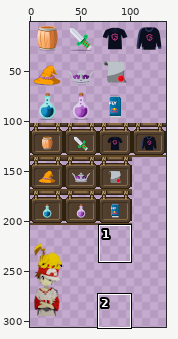
Edited in one commit: sprite sheet (tilesets/egs_tileset.png). The first picture is a wide view before the edit; the outline marks the close-up.
Close-up. Before the edit:
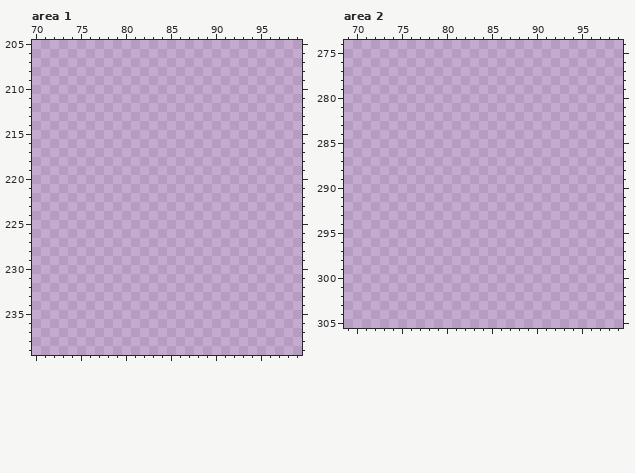
The file is 136x306 pixels. Shown: area 1: x 70..99, y 205..239; area 2: x 69..99, y 274..305. The wide view leaves out empty margins. The commit also changed other parts of the picture, which this record leaves out.
New version:
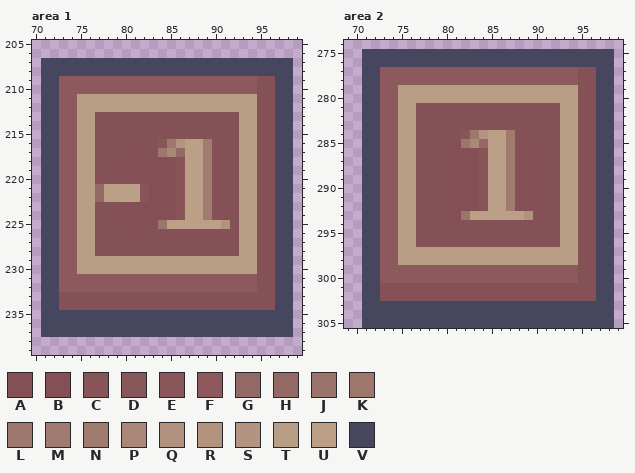
Palette (. is transparent): A #845156  B #855055  C #875457  D #875659  E #885558  F #8e595c  G #936965  H #946864  J #9b746b  K #9d766c  L #9d786c  M #a07b6f  N #a07c6f  P #a98877  Q #b1927e  R #b1937e  S #b29480  T #b99e86  U #bb9f87  V #46465e
Edits made:
Area 1:
Colour A is added in rows 209 to 212 at x 95 to 96; in rows 213 to 215 at x 77 to 92 and 95 to 96; in row 216 at x 77 to 83, 90 to 92 and 95 to 96; in rows 217 to 220 at x 77 to 79, 90 to 92 and 95 to 96; in rows 221 to 222 at x 90 to 92 and 95 to 96; in rows 223 to 224 at x 77 to 79, 90 to 92 and 95 to 96.
Colour A is added in row 225 at x 77 to 79, 92 and 95 to 96; in rows 226 to 228 at x 77 to 92 and 95 to 96; in rows 229 to 232 at x 95 to 96; in rows 233 to 234 at x 73 to 96.
Colour B is added in row 217 at x 80 to 83; in rows 218 to 220 at x 80 to 85; in rows 221 to 222 at x 83 to 85; in rows 223 to 224 at x 80 to 85; in row 225 at x 80 to 83.
Colour C is added in rows 218 to 224 at x 86.
Colour D is added in row 216 at x 84.
Colour E is added in rows 221 to 222 at x 82.
Colour F is added in rows 209 to 210 at x 73 to 94; in rows 211 to 230 at x 73 to 74; in rows 231 to 232 at x 73 to 94.
Colour G is added in rows 221 to 222 at x 77.
Colour H is added in row 217 at x 86.
Colour J is added in row 225 at x 84.
Colour K is added in row 217 at x 84.
Colour L is added in row 216 at x 85.
Colour M is added in rows 217 to 224 at x 89.
Colour N is added in row 216 at x 89.
Colour P is added in row 217 at x 85.
Colour R is added in row 225 at x 91.
Colour S is added in row 216 at x 86.
Colour T is added in rows 211 to 212 at x 75 to 94; in rows 213 to 228 at x 75 to 76 and 93 to 94; in rows 229 to 230 at x 75 to 94.
Colour U is added in rows 216 to 220 at x 87 to 88; in rows 221 to 222 at x 78 to 81 and 87 to 88; in rows 223 to 224 at x 87 to 88; in row 225 at x 85 to 90.
Colour V is added in rows 207 to 208 at x 71 to 98; in rows 209 to 234 at x 71 to 72 and 97 to 98; in rows 235 to 237 at x 71 to 98.
Area 2:
Colour A is added in rows 277 to 280 at x 95 to 96; in rows 281 to 283 at x 77 to 92 and 95 to 96; in row 284 at x 77 to 81, 88 to 92 and 95 to 96; in rows 285 to 293 at x 77 to 79, 90 to 92 and 95 to 96; in rows 294 to 296 at x 77 to 92 and 95 to 96; in rows 297 to 300 at x 95 to 96.
Colour A is added in rows 301 to 302 at x 73 to 96.
Colour B is added in row 285 at x 80 to 81 and 88 to 89; in rows 286 to 292 at x 80 to 83 and 88 to 89; in row 293 at x 80 to 81.
Colour C is added in rows 286 to 292 at x 84.
Colour D is added in row 284 at x 82.
Colour F is added in rows 277 to 278 at x 73 to 94; in rows 279 to 298 at x 73 to 74; in rows 299 to 300 at x 73 to 94.
Colour H is added in row 285 at x 84.
Colour J is added in row 293 at x 82.
Colour K is added in row 285 at x 82.
Colour L is added in row 284 at x 83.
Colour M is added in rows 285 to 292 at x 87.
Colour N is added in row 284 at x 87.
Colour P is added in row 285 at x 83.
Colour Q is added in row 293 at x 89.
Colour S is added in row 284 at x 84.
Colour T is added in rows 279 to 280 at x 75 to 94; in rows 281 to 296 at x 75 to 76 and 93 to 94; in rows 297 to 298 at x 75 to 94.
Colour U is added in rows 284 to 292 at x 85 to 86; in row 293 at x 83 to 88.
Colour V is added in rows 275 to 276 at x 71 to 98; in rows 277 to 302 at x 71 to 72 and 97 to 98; in rows 303 to 305 at x 71 to 98.
Boxes around the changes in both close-ups, in picture pixels (x1, y1, x2, y2):
added: (41, 58, 293, 337)
added: (362, 49, 614, 328)
